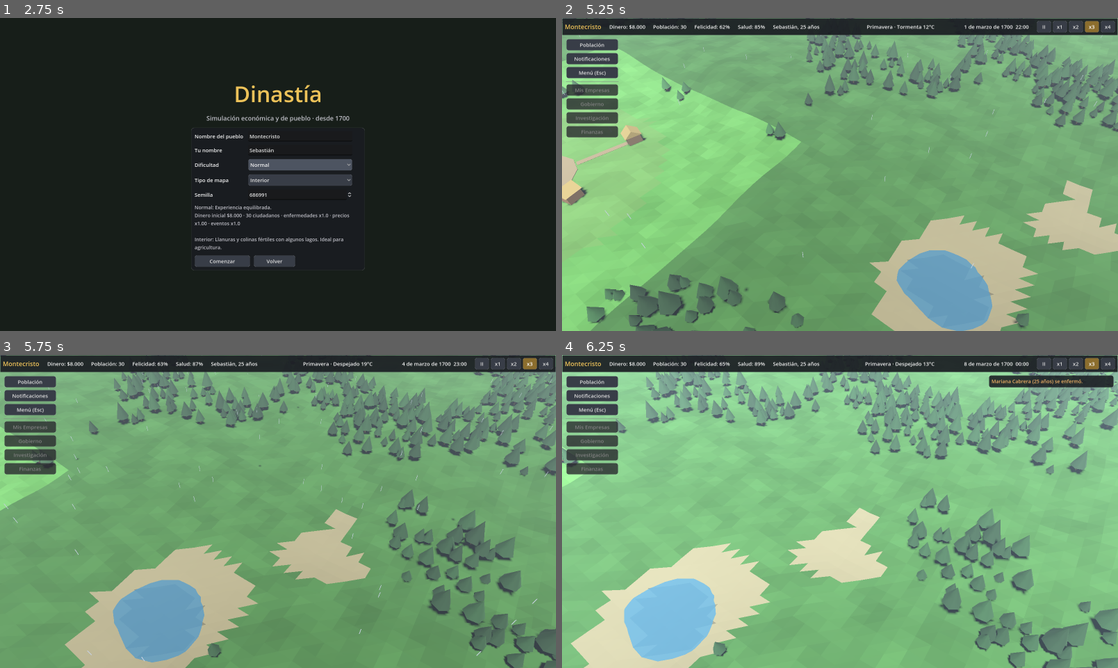
Above: before the commit, frames 1-4 (two rows, left to right).
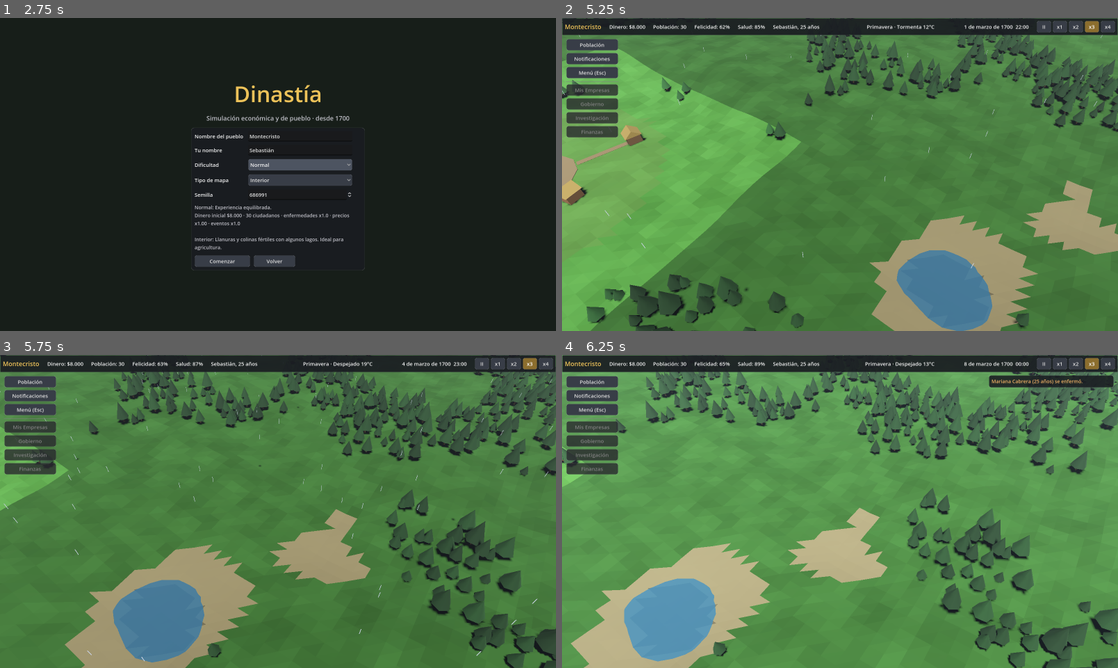
Above: after the commit, the same moments.

Repository: juanscuadros287-ctrl/Juegonuevo
Game: Godot game, scene res://scenes/main_menu.tscn
Same seed, same stepped clock (60 frames per second), same inputs: the game is played once before the commit and once after it.
Inputs (mouse positions are in pixels of both pictures, inside the frame that each line leads up to):
- Up to frame 1 (2.75 s): click "Nueva partida" at 0.5 s; click "Normal" at 1.25 s; click "Normal" at 2 s
- Up to frame 2 (5.25 s): click "Comenzar" at 2.75 s; tap Enter at 3.5 s; move the mouse to (962, 158) at 3.52 s; hold D 3.53-4.25 s; tap 1 at 3.6 s; click (962, 158) at 3.67 s; tap Space at 3.77 s; drag from (728, 190) to (812, 237) at 4.27 s; move the mouse to (895, 105) at 5.02 s; hold D from 5.03 s (still down); tap 3 at 5.1 s
- Up to frame 3 (5.75 s): keep holding D
- Up to frame 4 (6.25 s): release D at 5.75 s; drag from (812, 574) to (673, 464) at 5.77 s

Frame 1 is identical in both runs. In frame 2, 93% of the frame differs, in the area x 0-100%, y 0-100%; in frame 3, 93%; in frame 4, 92%.

Commit message:
Ajusta iluminación y niebla; agrega capturas de la Fase 1
Co-Authored-By: Claude Opus 5.5 <noreply@anthropic.com>
Claude-Session: https://claude.ai/code/session_01CqBZNUGZ12BKMsMvQQ1tMQ

Diff:
--- a/scripts/world/world.gd
+++ b/scripts/world/world.gd
@@ -91,7 +91,7 @@
 	env.tonemap_exposure = 0.85
 	env.fog_enabled = true
 	env.fog_light_color = Color(0.7, 0.78, 0.86)
-	env.fog_density = 0.0015
+	env.fog_density = 0.0003
 	env.fog_sky_affect = 0.3
 	var we := WorldEnvironment.new()
 	we.environment = env
Binary file added: docs/capturas/costa_medio.png
Binary file added: docs/capturas/montana_cerca.png
Binary file added: docs/capturas/montana_lejos.png
